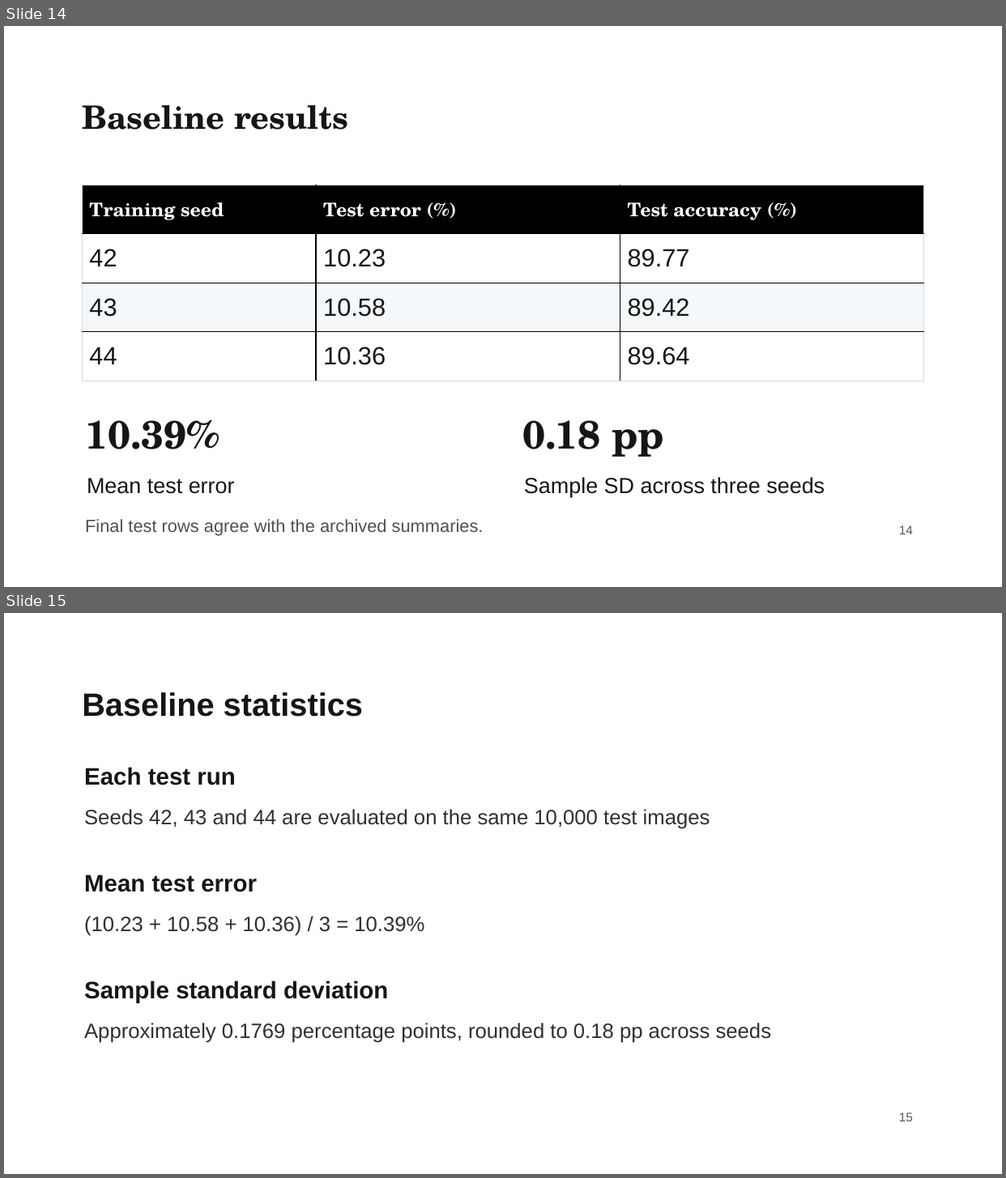
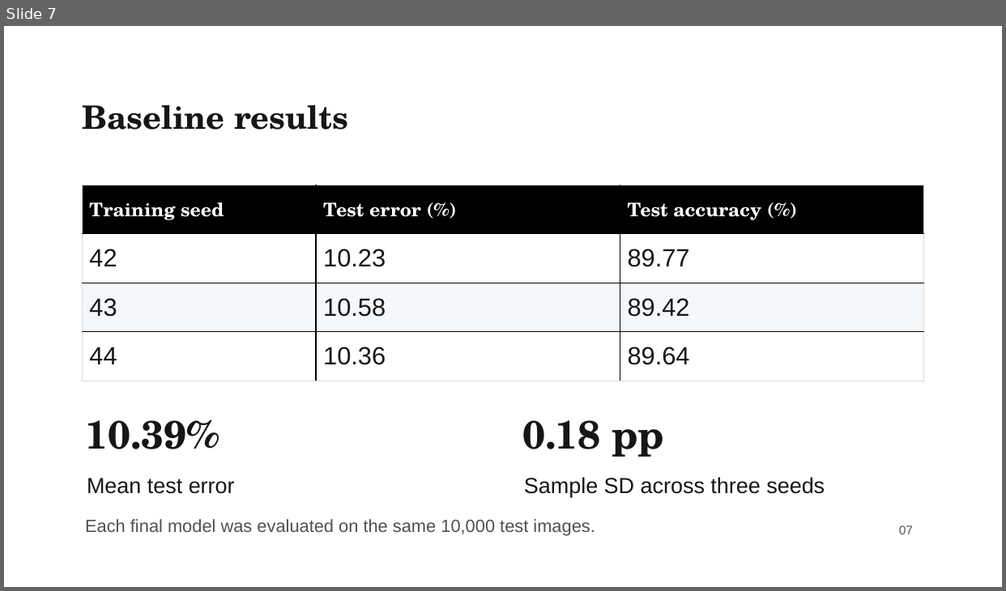
Before and after one commit to liuyanze910-svg/miae01-resnet-replication, a slide deck: docs/slides/week4_a_background_methods.pptx. Shown one above the other, each under a label of ours: slides 14 and 15 before the commit, slide 7 after it. The pictures are 1006x1178 and 1006x591 pixels, drawn with LibreOffice and Linux fonts; fonts in the diff are those of the drawing; background and template pictures are left out. Boxes give left, top, right and bottom in pixels: in the first picture for what was removed or moved away, otherwise in the second. Text is boxed around its words. In the diff, an @@ line names an element or a change of style, - is before the commit and + after.

```diff
--- a/docs/slides/week4_a_background_methods.pptx
+++ b/docs/slides/week4_a_background_methods.pptx
@@ slide 15 removed at (x1=4, y1=613, x2=1002, y2=1174), background picture (left out) @@
@@ text removed at (x1=82, y1=692, x2=363, y2=717) @@
-Baseline statistics
@@ text removed at (x1=84, y1=767, x2=235, y2=786) @@
-Each test run
@@ text removed at (x1=84, y1=809, x2=710, y2=829) @@
-Seeds 42, 43 and 44 are evaluated on the same 10,000 test images
@@ text removed at (x1=84, y1=875, x2=257, y2=892) @@
-Mean test error
@@ text removed at (x1=84, y1=916, x2=424, y2=936) @@
-(10.23 + 10.58 + 10.36) / 3 = 10.39%
@@ text removed at (x1=84, y1=981, x2=388, y2=1003) @@
-Sample standard deviation
@@ text removed at (x1=84, y1=1023, x2=772, y2=1043) @@
-Approximately 0.1769 percentage points, rounded to 0.18 pp across seeds
@@ text removed at (x1=899, y1=1113, x2=913, y2=1122) @@
-15
@@ what was slide 14 is now slide 7 @@
@@ slide 7 changed as well @@
@@ text at (x1=85, y1=519, x2=594, y2=536): text changed @@
-Final test rows agree with the archived summaries.
+Each final model was evaluated on the same 10,000 test images.
@@ text at (x1=899, y1=526, x2=913, y2=535): text changed @@
-14
+07
```
Also in this commit, not shown: 6 other slides changed, 7 other slides removed, 3 other files.
